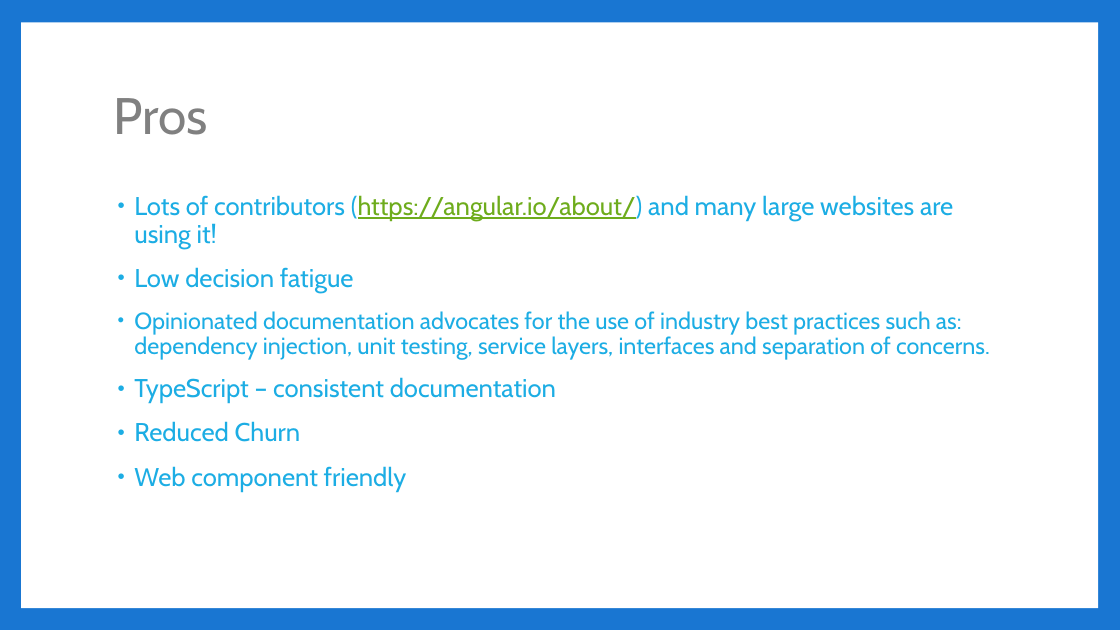
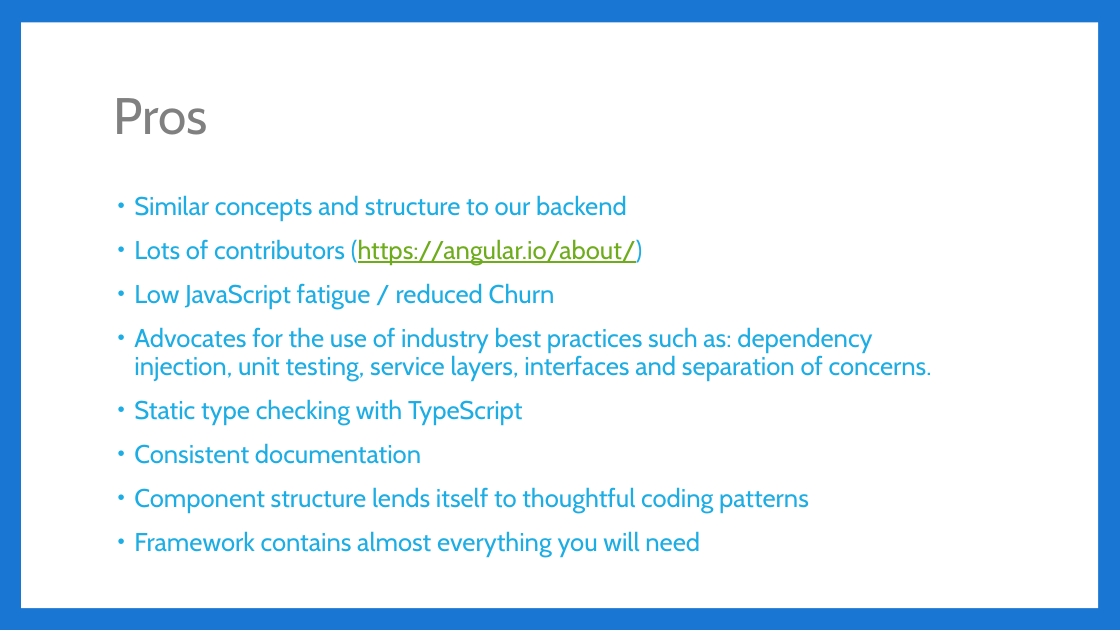
Before and after one commit to jbicks/angular2-demo, a slide deck: slide 15 of Angular2.pptx (slide 17 before the commit). Drawn at 1120x630 pixels with LibreOffice and Linux fonts; fonts in the diff are those of the drawing. Boxes give left, top, right and bottom in pixels: in the first picture for what was removed or moved away, otherwise in the second. Text is boxed around its words. In the diff, an @@ line names an element or a change of style, - is before the commit and + after.

Commit message:
added more the to PPTX

```diff
--- a/Angular2.pptx
+++ b/Angular2.pptx
@@ text at (134,195,932,557): text changed @@
-• Lots of contributors (https://angular.io/about/) and many large websites are using it!
-• Low decision fatigue
-  • Opinionated documentation advocates for the use of industry best practices such as: dependency injection, unit testing, service layers, interfaces and separation of concerns.
-• TypeScript – consistent documentation
-• Reduced Churn
-• Web component friendly
+• Similar concepts and structure to our backend
+• Lots of contributors (https://angular.io/about/)
+• Low JavaScript fatigue / reduced Churn
+  • Advocates for the use of industry best practices such as: dependency injection, unit testing, service layers, interfaces and separation of concerns.
+• Static type checking with TypeScript
+• Consistent documentation
+• Component structure lends itself to thoughtful coding patterns
+• Framework contains almost everything you will need
```
Also in this commit, not shown: 9 other slides changed, 1 slide added, 3 slides removed.
